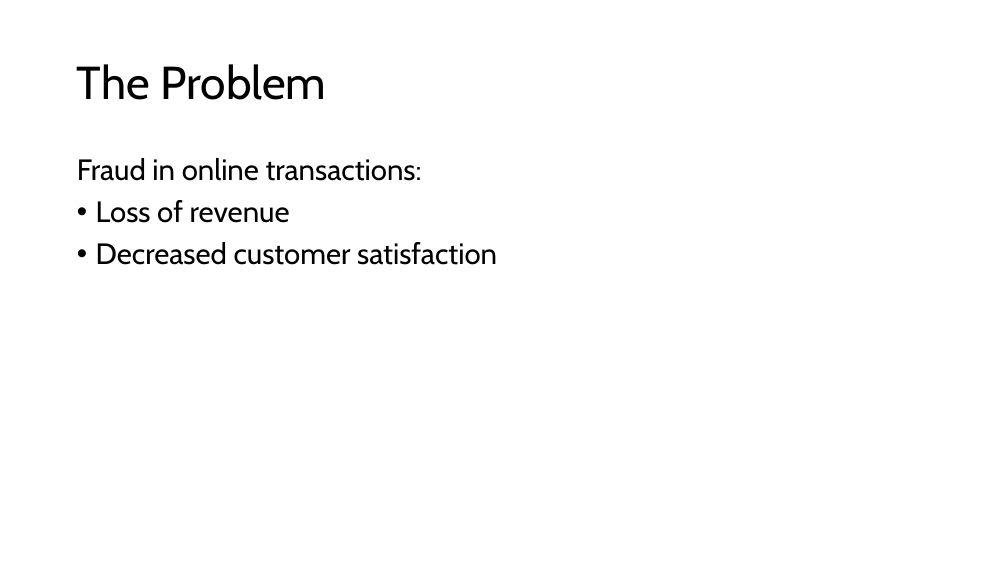
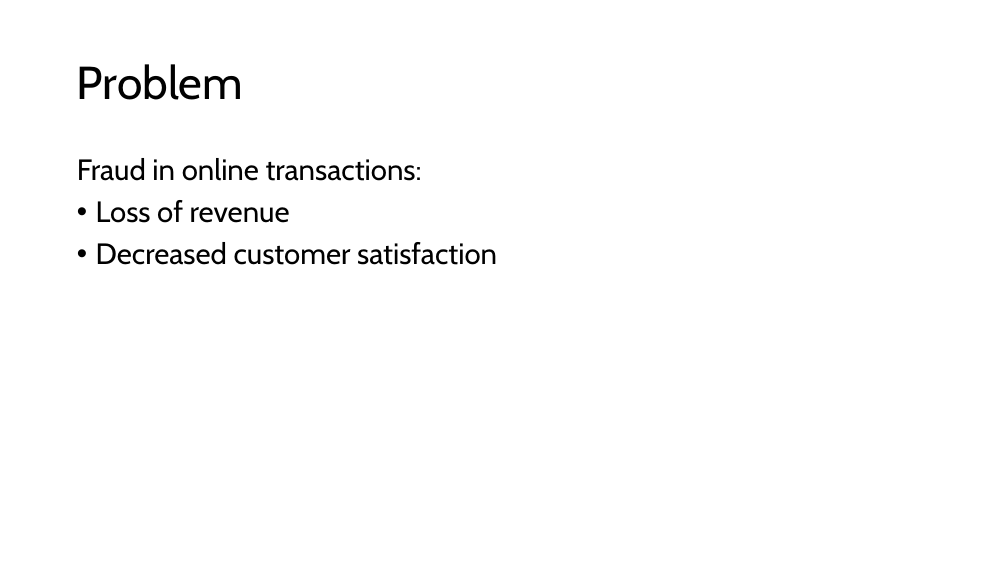
Before and after one commit to anikoloff/fraud_detection, a slide deck: slide 2 of fraud_detection.pptx. Drawn at 1008x567 pixels with LibreOffice and Linux fonts; fonts in the diff are those of the drawing. Boxes give left, top, right and bottom in pixels: in the first picture for what was removed or moved away, otherwise in the second. Text is boxed around its words. In the diff, an @@ line names an element or a change of style, - is before the commit and + after.

```diff
--- a/fraud_detection.pptx
+++ b/fraud_detection.pptx
@@ title at <box>77,64,243,100</box>: text changed @@
-The Problem
+Problem
```
Also in this commit, not shown: 10 other slides changed, 2 slides added, 1 slide removed, 2 other files.
